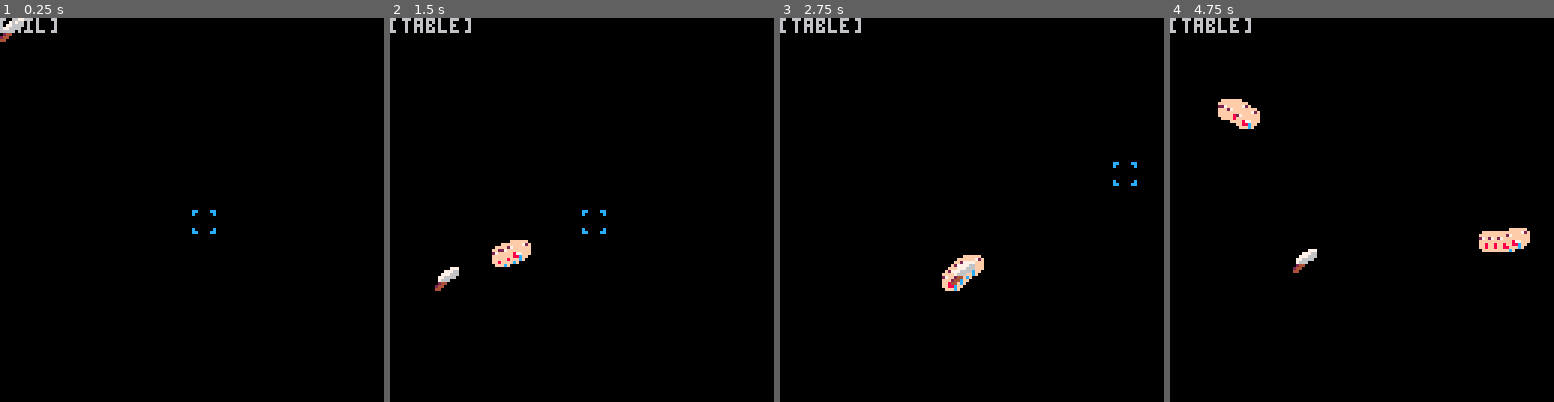
Above: before the commit, frames 1-4 (left to right).
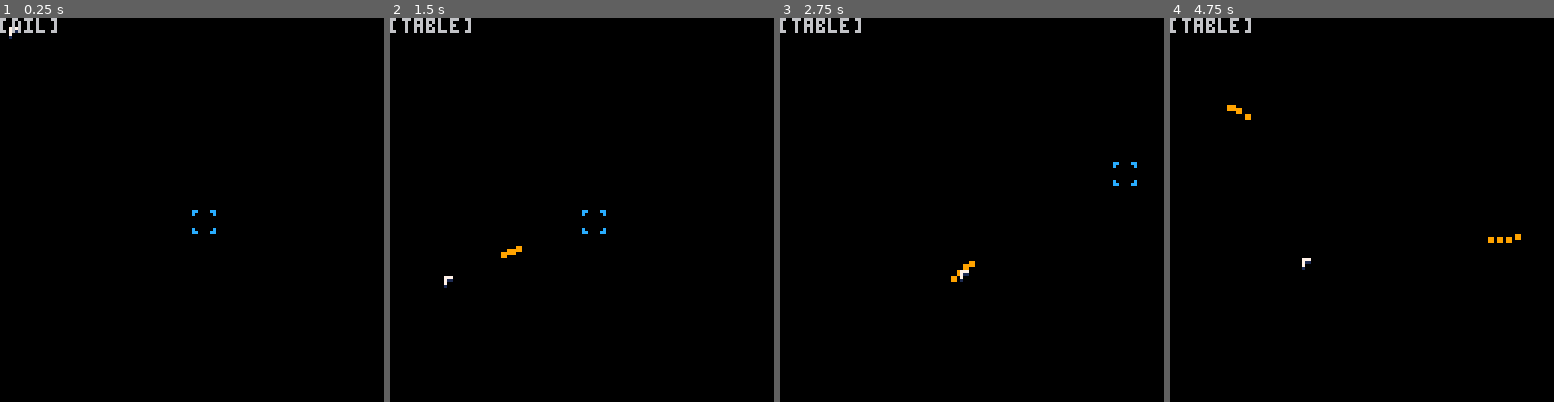
Above: after the commit, the same moments.

Repository: Yolwoocle/birds_with_guns
Game: PICO-8 cartridge zeldalike.p8
Two runs of this game, one before a commit and one after it. Both use one fixed random seed, a clock stepped at 60 frames per second and the inputs below.
Inputs (mouse positions are in pixels of both pictures, inside the frame that each line leads up to):
- Up to frame 1 (0.25 s): no input
- Up to frame 2 (1.5 s): click (670, 121) at 0.67 s; click (436, 267) at 1.22 s
- Up to frame 3 (2.75 s): hold Right 1.6-2.1 s; click (887, 114) at 1.77 s; hold Up 2.15-2.42 s; click (952, 259) at 2.32 s; hold Right from 2.47 s (still down)
- Up to frame 4 (4.75 s): click (1404, 106) at 2.87 s; release Right at 3.03 s; hold Left 3.08-3.58 s; click (1465, 256) at 3.42 s; hold Down 3.63-3.97 s; click (1231, 102) at 3.97 s; hold Right 4.02-4.68 s; click (1292, 248) at 4.52 s; hold Up from 4.73 s (still down)

The runs differ from the first frame. In frame 1, 0.2% of the frame differs, in the area x 0-7%, y 0-7%; in frame 2, 0.8%; in frame 3, 0.7%; in frame 4, 1.5%, in the area x 12-94%, y 21-67%.

Commit message:
Update zeldalike.p8

Diff:
--- a/zeldalike.p8
+++ b/zeldalike.p8
@@ -1,5 +1,5 @@
 pico-8 cartridge // http://www.pico-8.com
-version 33
+version 32
 __lua__
 function _init()
 	init_player()
Not shown, changed: 66 lines of the sprite sheet (__gfx__) section of zeldalike.p8
